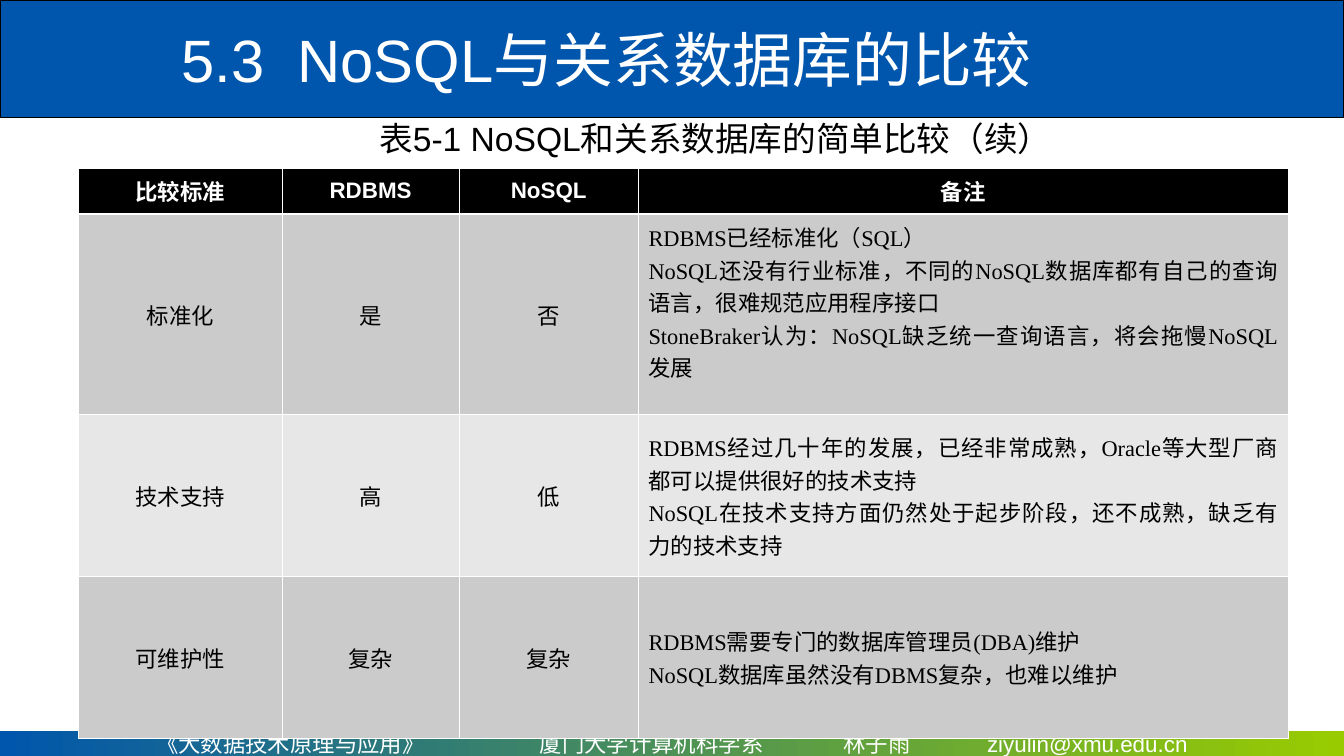
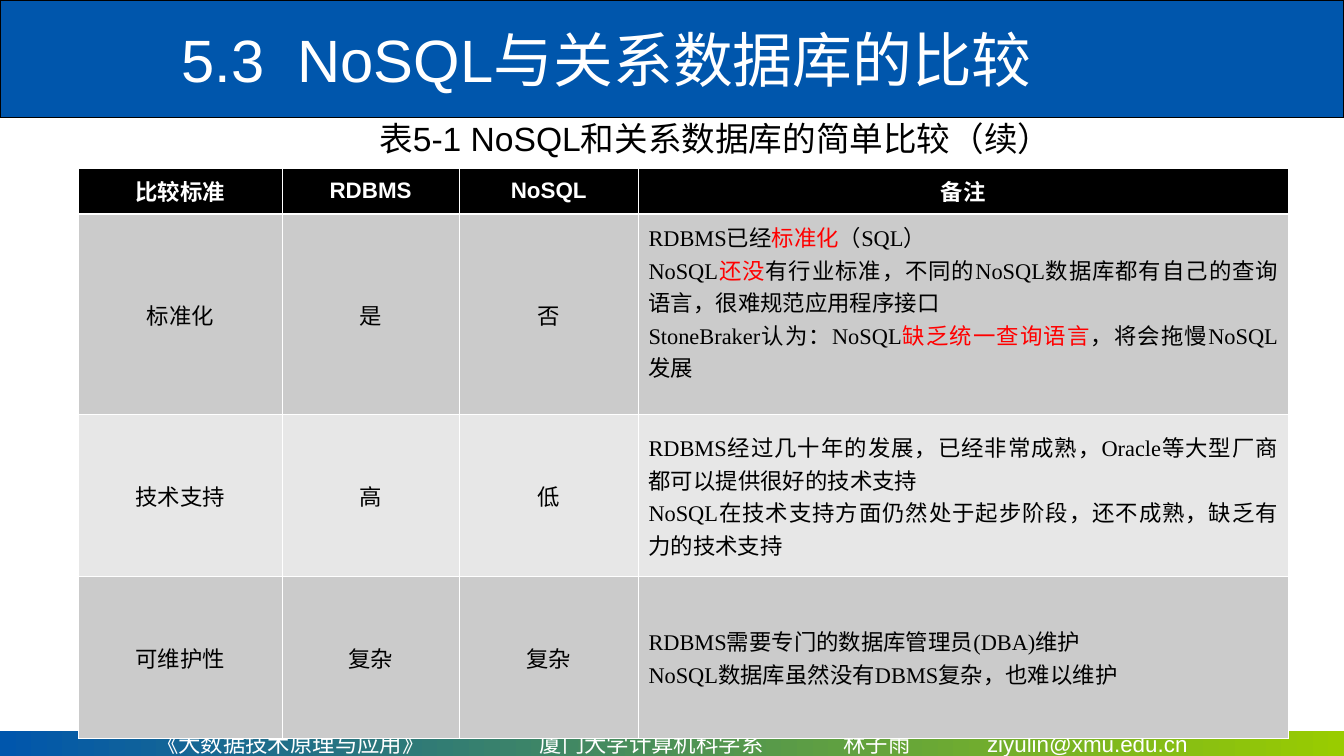
Before and after one commit to ly2010dd/courses_repo, a slide deck: slide 11 of PPT/Chapter5-厦门大学-林子雨-大数据技术原理与应用-第五章-NoSQL数据库（网易云课堂）.ppt. Drawn at 1344x756 pixels with LibreOffice and Linux fonts; fonts in the diff are those of the drawing; background and template pictures are left out. Boxes give left, top, right and bottom in pixels: in the first picture for what was removed or moved away, otherwise in the second. Text is boxed around its words. In the diff, an @@ line names an element or a change of style, - is before the commit and + after.

```diff
--- a/PPT/Chapter5-厦门大学-林子雨-大数据技术原理与应用-第五章-NoSQL数据库（网易云课堂）.ppt
+++ b/PPT/Chapter5-厦门大学-林子雨-大数据技术原理与应用-第五章-NoSQL数据库（网易云课堂）.ppt
@@ table at (78,168,1288,695) @@
@@ text colour #000000 to #FF0000 in "RDBMS已经标准化（SQL）", "NoSQL还没有行业标准，不同的NoSQL数据库都有自己的查询语言，很难规范应用程序接口", "StoneBraker认为：NoSQL缺乏统一查询语言，将会拖慢NoSQL发展" @@
```
Also in this commit, not shown: 20 other slides changed.
